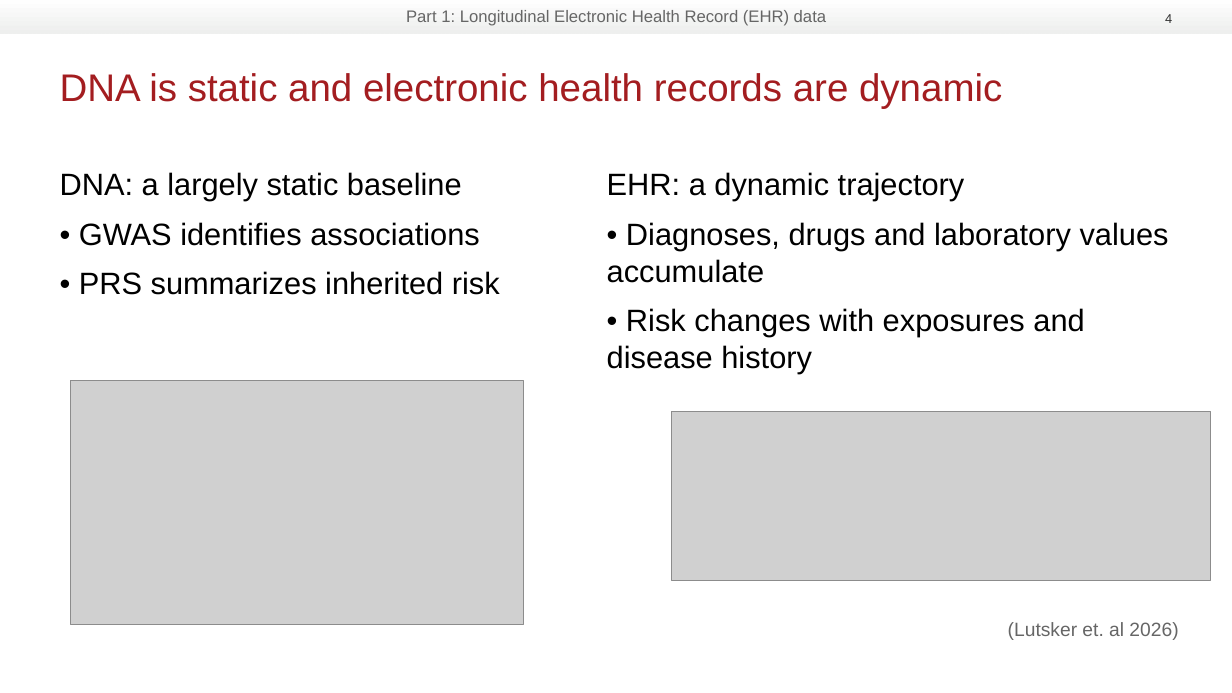
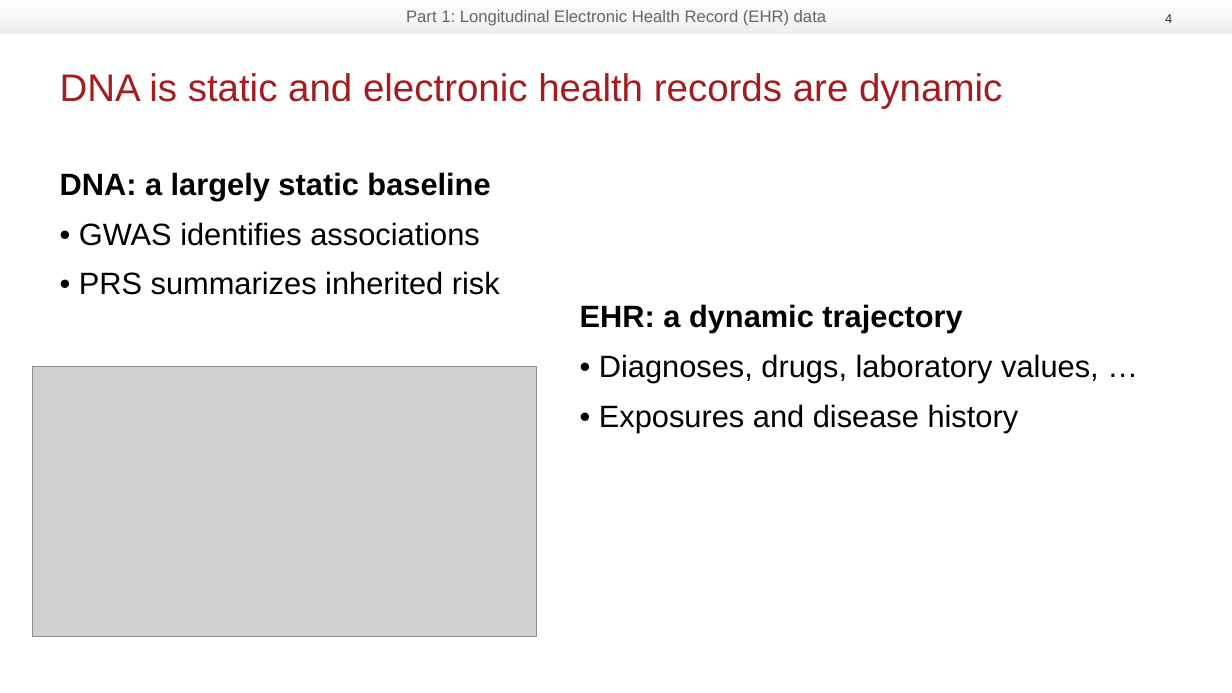
Before and after one commit to RasmussenLab/integrative_post_gwas_methods_course, a slide deck: slide 4 of slides/EHR transformer presentation 20260825.pptx. Drawn at 1232x693 pixels with LibreOffice and Linux fonts; fonts in the diff are those of the drawing; grey boxes stand for pictures; background and template pictures are left out. Boxes give left, top, right and bottom in pixels: in the first picture for what was removed or moved away, otherwise in the second. Text is boxed around its words. In the diff, an @@ line names an element or a change of style, - is before the commit and + after.

```diff
--- a/slides/EHR transformer presentation 20260825.pptx
+++ b/slides/EHR transformer presentation 20260825.pptx
@@ text at (60,172,490,201): bold on in "DNA: a largely static baseline" @@
@@ text "EHR: a dynamic trajectory": place and size @@
-text "EHR: a dynamic trajectory" at (607,172,1169,374)
+text "EHR: a dynamic trajectory" at (580,304,1099,432)
@@ text at (580,304,962,333): bold on in "EHR: a dynamic trajectory" @@
@@ text at (599,354,1099,432): text changed @@
-• Diagnoses, drugs and laboratory values accumulate
-• Risk changes with exposures and disease history
+• Diagnoses, drugs, laboratory values, …
+• Exposures and disease history
@@ picture: place and size @@
-picture at (70,381,523,624)
+picture at (32,366,536,637)
@@ picture removed at (672,411,1212,580) @@
@@ text removed at (1008,622,1178,640) @@
-(Lutsker et. al 2026)
```
Also in this commit, not shown: 18 other slides changed, 1 slide added, 1 slide removed.
